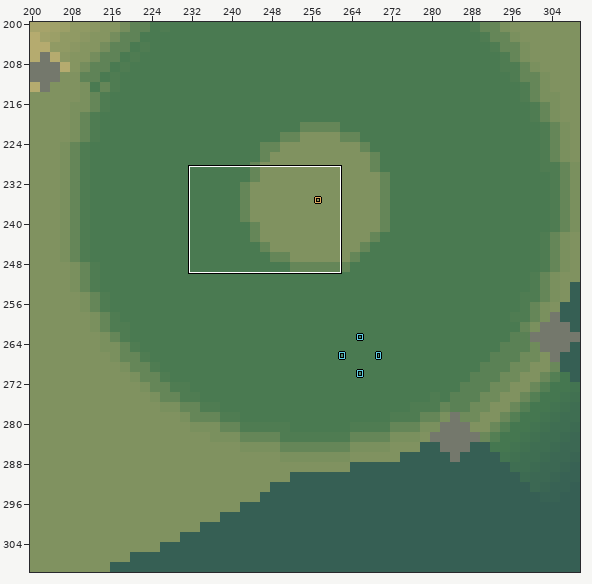
LDtk project: game/content/maps/world.ldtk. Above: a wide view before the commit, with the close-up outlined.
Close-up. Old version:
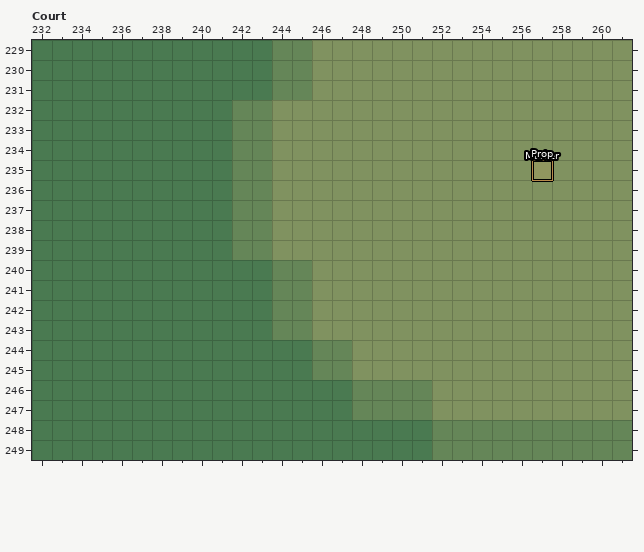
Cells are 10x10 px. Shown: Court x 232..261, y 229..249. The commit also changed other parts of the map, which this record leaves out. The old version is drawn lined up with the new one.
And afterwards:
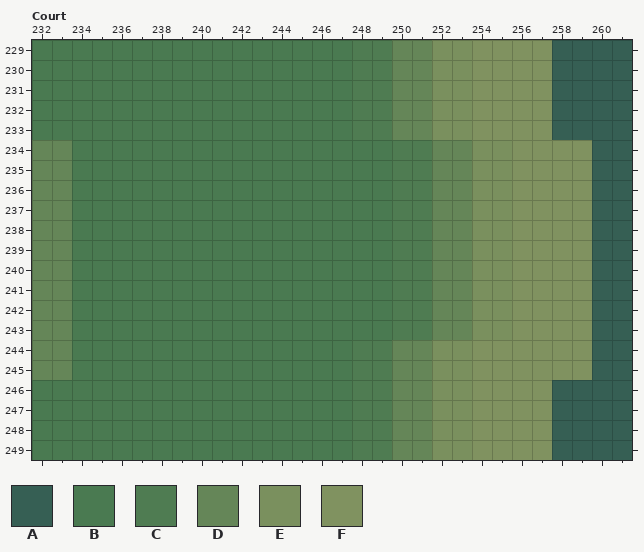
Key: from "Height": A 12 "t12", B 21 "t21", C 22 "t22", D 26 "t26", E 30 "t30", F 31 "t31".
_ is an empty cell, . an unchanged one.
Objects are placed by their top-left corner, in cells (3,4 is the top-left corner of cell 3,4); size is 1x1 cell unless given.
Difference:
map size 504x502 -> 432x430 cells (old content now starts at 0,-36; both pictures use the new coordinates)
--- layer "Height"
@@ x 232..261 @@
-229 ............DDFFFFFF......FFFF
-230 ............DDFFFFFF......FFFF
-231 ............DDFFFFFF......FFFF
-232 ..........DDFFFFFFFF......FFFF
-233 ..........DDFFFFFFFF......FFFF
-234 BB........DDFFFFFFFFFF......FF
-235 BB........DDFFFFFFFFFF......FF
-236 BB........DDFFFFFFFFFF......FF
-237 BB........DDFFFFFFFFFF......FF
-238 BB........DDFFFFFFFFFF......FF
-239 BB........DDFFFFFFFFFF......FF
-240 BB..........DDFFFFFFFF......FF
-241 BB..........DDFFFFFFFF......FF
-242 BB..........DDFFFFFFFF......FF
-243 BB..........DDFFFFFFFF......FF
-244 BB............DDFFFF........FF
-245 BB............DDFFFF........FF
-246 ................DD........FFFF
-247 ................DD........FFFF
-248 ..................BBDDDDDDDDDD
-249 ..................BBDDDDDDDDDD
+229 ............BBBBCCDD......AAAA
+230 ............BBBBCCDD......AAAA
+231 ............BBBBCCDD......AAAA
+232 ..........BBBBBBCCDD......AAAA
+233 ..........BBBBBBCCDD......AAAA
+234 DD........BBBBBBBBCCDD......AA
+235 DD........BBBBBBBBCCDD......AA
+236 DD........BBBBBBBBCCDD......AA
+237 DD........BBBBBBBBCCDD......AA
+238 DD........BBBBBBBBCCDD......AA
+239 DD........BBBBBBBBCCDD......AA
+240 DD..........BBBBBBCCDD......AA
+241 DD..........BBBBBBCCDD......AA
+242 DD..........BBBBBBCCDD......AA
+243 DD..........BBBBBBCCDD......AA
+244 DD............BBCCDD........AA
+245 DD............BBCCDD........AA
+246 ................CC........AAAA
+247 ................CC........AAAA
+248 ..................DDEEFFFFAAAA
+249 ..................DDEEFFFFAAAA
--- layer "Entities"
-"Marker" rectangle at 257,235
+(outside this view)
-"Prop" rectangle at 257,235
+(outside this view)
